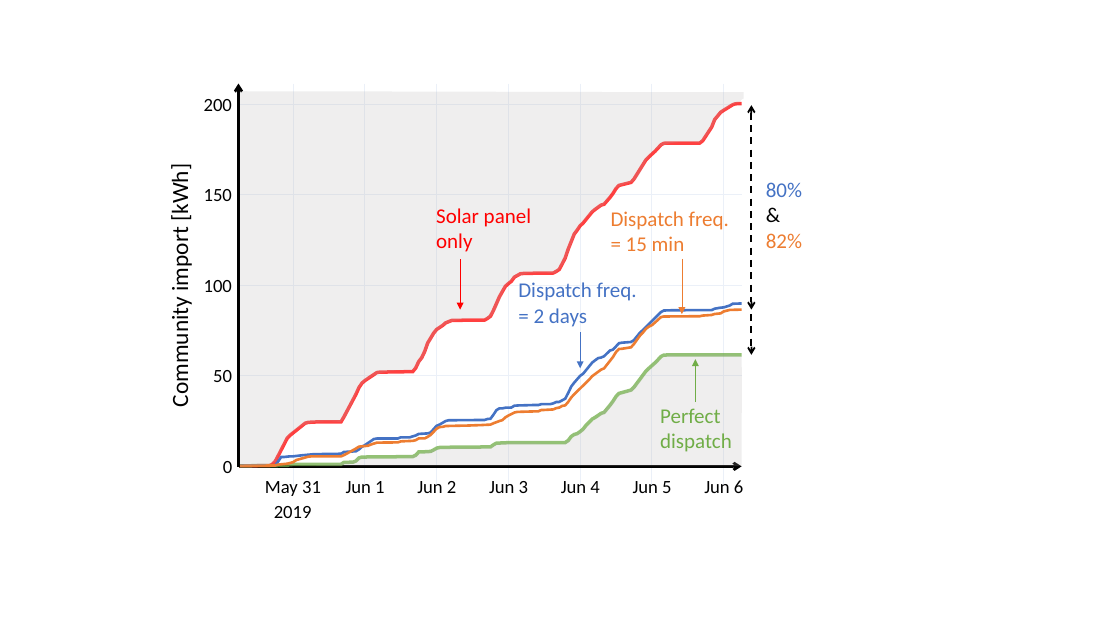
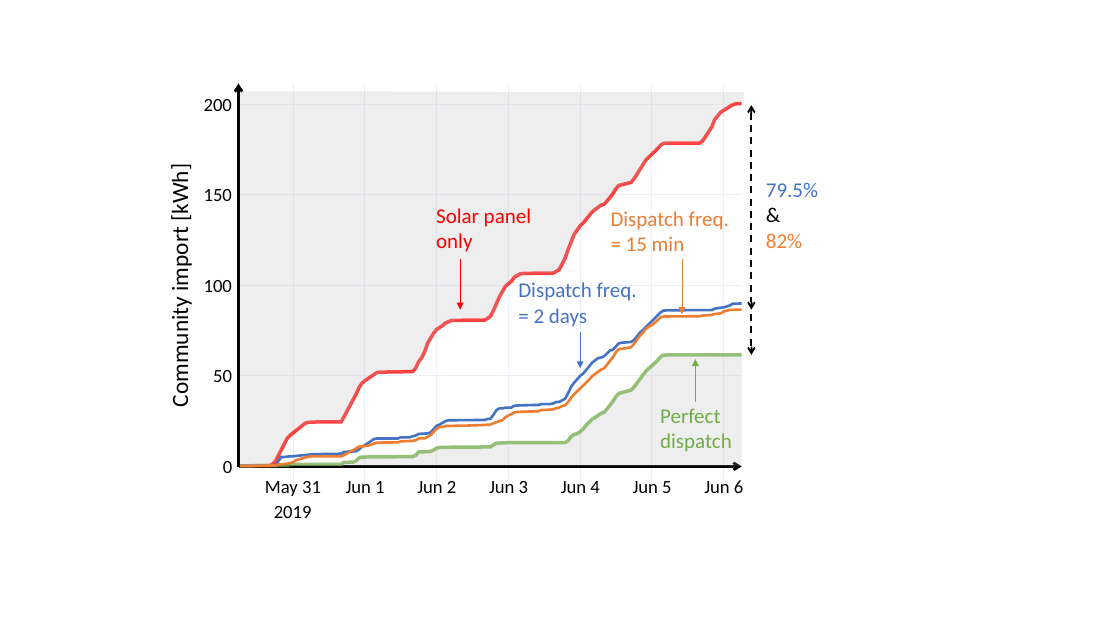
Before and after one commit to Jonathan56/supplementary_thesis, a slide deck: slide 43 of figures.pptx. Drawn at 1120x630 pixels with LibreOffice and Linux fonts; fonts in the diff are those of the drawing. Boxes give left, top, right and bottom in pixels: in the first picture for what was removed or moved away, otherwise in the second. Text is boxed around its words. In the diff, an @@ line names an element or a change of style, - is before the commit and + after.

```diff
--- a/figures.pptx
+++ b/figures.pptx
@@ text at (766,182,818,197): text changed @@
-80%
+79.5%
```
Also in this commit, not shown: 1 slide added, 3 other files.
